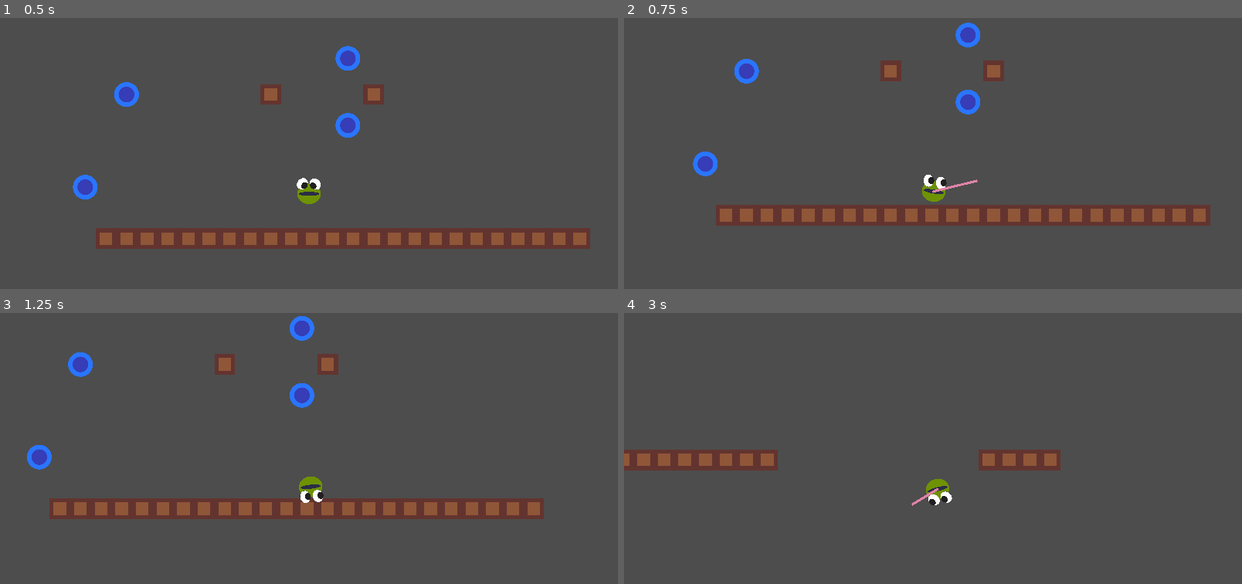
Above: before the commit, frames 1-4 (two rows, left to right).
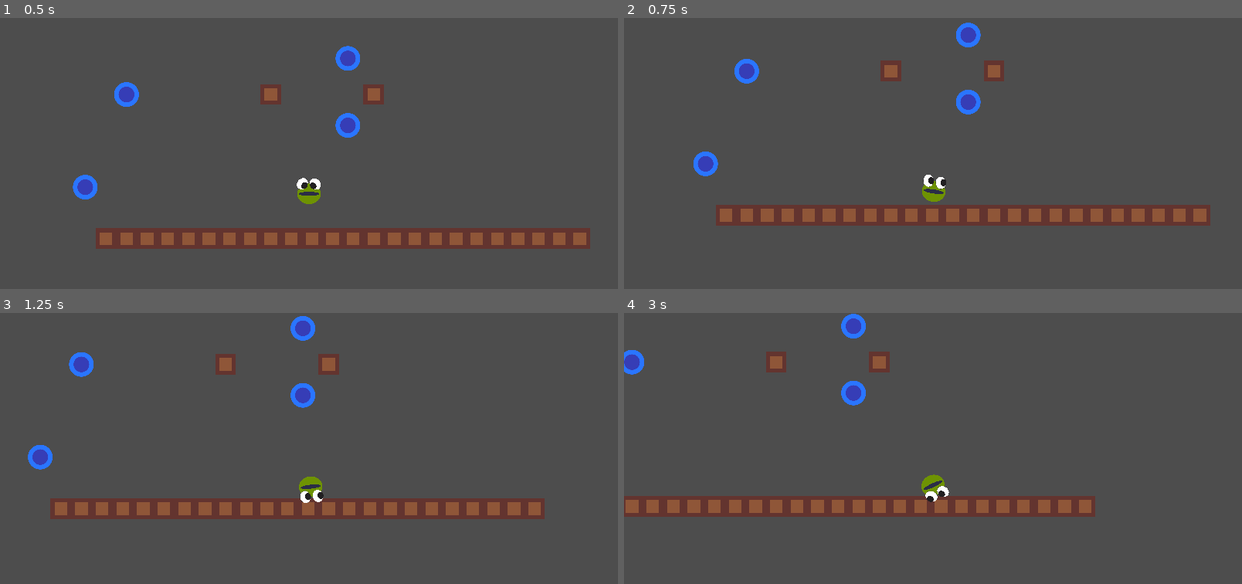
Above: after the commit, the same moments.

Repository: mathew-tran/twodimension
Game: Godot game, scene res://Scenes/Test.tscn
Same seed, same stepped clock (60 frames per second), same inputs: the game is played once before the commit and once after it.
Inputs (mouse positions are in pixels of both pictures, inside the frame that each line leads up to):
- Up to frame 1 (0.5 s): no input
- Up to frame 2 (0.75 s): move the mouse to (1068, 175) at 0.52 s; press the mouse at (1068, 175) at 0.53 s; hold D (MoveRight) from 0.53 s (still down)
- Up to frame 3 (1.25 s): keep holding D (MoveRight)
- Up to frame 4 (3 s): move the mouse to (809, 505) at 1.27 s; release D (MoveRight) at 1.28 s; release the mouse at (809, 505) at 1.28 s; hold S (Down) 1.28-2.03 s; click (809, 505) at 1.35 s; move the mouse to (994, 410) at 2.02 s; hold D (MoveRight) 2.03-2.78 s; hold Space (Detach) 2.03-2.78 s; click (994, 410) at 2.3 s; move the mouse to (902, 556) at 2.77 s; hold W (Up) from 2.78 s (still down); click (902, 556) at 2.85 s

Frame 1 is identical in both runs. In frame 2, 0.3% of the frame differs, in the area x 11-95%, y 1-76%; in frame 3, 0.7%; in frame 4, 10%, in the area x 0-77%, y 0-76%.

Commit message:
use pintjoint, since it's know dampedspringjoint2d's are broken (https://github.com/godotengine/godot/issues/74720)

Diff:
--- a/Prefab/Peg.tscn
+++ b/Prefab/Peg.tscn
@@ -17,6 +17,8 @@
 
 [node name="Peg" type="StaticBody2D"]
 scale = Vector2(2, 2)
+disable_mode = 1
+constant_angular_velocity = 1.0472
 script = ExtResource("1_g5tl8")
 
 [node name="CollisionShape2D" type="CollisionShape2D" parent="."]
--- a/Prefab/Player.tscn
+++ b/Prefab/Player.tscn
@@ -15,7 +15,7 @@
 
 [node name="Player" type="RigidBody2D"]
 collision_layer = 5
-mass = 0.2
+mass = 0.3
 physics_material_override = SubResource("PhysicsMaterial_fbm7h")
 gravity_scale = 2.0
 freeze_mode = 1
--- a/Prefab/TongueEnd.tscn
+++ b/Prefab/TongueEnd.tscn
@@ -7,7 +7,7 @@
 [sub_resource type="CapsuleShape2D" id="CapsuleShape2D_1lp6m"]
 
 [node name="Node2D" type="StaticBody2D"]
-collision_layer = 4
+collision_layer = 0
 collision_mask = 0
 script = ExtResource("1_vonob")
 
@@ -19,11 +19,11 @@
 scale = Vector2(0.3, 0.3)
 texture = ExtResource("1_fh48y")
 
-[node name="PinJoint2D" type="DampedSpringJoint2D" parent="."]
+[node name="PinJoint2D" type="PinJoint2D" parent="."]
+physics_interpolation_mode = 1
 node_a = NodePath("..")
-length = 500.0
-stiffness = 64.0
-damping = 16.0
+disable_collision = false
+softness = 2.0
 
 [node name="Line2D" type="Line2D" parent="."]
 points = PackedVector2Array(0, 0, 0, -10)
@@ -37,4 +37,8 @@
 wait_time = 0.1
 one_shot = true
 
+[node name="JointRefresh" type="Timer" parent="."]
+wait_time = 0.2
+one_shot = true
+
 [connection signal="timeout" from="KillTimer" to="." method="_on_kill_timer_timeout"]
--- a/Script/Player.gd
+++ b/Script/Player.gd
@@ -4,7 +4,7 @@
 var Eyes = []
 
 var MoveSpeed = 400
-
+var MaxLength = 1200
 @onready var TongueEndClass = preload("res://Prefab/TongueEnd.tscn")
 var TongueEndRef = null
 
@@ -46,17 +46,18 @@
 	if Input.is_action_just_released("Click"):
 		RevertTongue()
 
-	if Input.is_action_just_pressed("Click") and CanUseTongue():
+	if Input.is_action_pressed("Click") and CanUseTongue() and HasTongue() == false:
 		print("revert-click")
 		$TongueCooldown.start()
 		RevertTongue()
 
 		var direction = to_local(get_global_mouse_position()).normalized()
-		$RayCast2D.target_position = direction * 1200
+		$RayCast2D.target_position = direction * MaxLength
 		$RayCast2D.force_raycast_update()
 
 		TongueEndRef = TongueEndClass.instantiate()
 		TongueEndRef.OwnerObject = self
+		TongueEndRef.MaxLength = MaxLength
 		get_parent().add_child(TongueEndRef)
 		if $RayCast2D.is_colliding():
 			TongueEndRef.global_position = $RayCast2D.get_collision_point()
@@ -64,7 +65,6 @@
 			angular_velocity = 0
 			$RayCast2D.enabled = false
 		else:
-			TongueEndRef.IntendedPosition = global_position
 			TongueEndRef.global_position = get_global_mouse_position()
 
 func RevertTongue():
--- a/Script/TongueEnd.gd
+++ b/Script/TongueEnd.gd
@@ -1,22 +1,20 @@
 extends StaticBody2D
 
-var IntendedPosition = Vector2.ZERO
 var OwnerObject = null
 
 var bIsKilled = false
 
 var Progress = 0.0
 
-var PullSpeed = 25
+var PullSpeed = 1000
 
 var bInitialImpulse = false
-
-var MaxLength = 500
+var MaxLength = 200
 
 func _process(delta):
 	$Line2D.points[1] = to_local(OwnerObject.global_position)
 	if bIsKilled:
-		Progress += delta * 10
+		Progress += delta * 20
 		$Line2D.points[0] = to_local(lerp(self.global_position, OwnerObject.global_position, Progress))
 		$Sprite2D.visible = false
 		if Progress >= 1:
@@ -37,7 +35,6 @@
 	var speed = PullSpeed
 	if bInitialImpulse:
 		speed *= 10
-		ForceUpdateJoint()
 
 	if Input.is_action_pressed("Down"):
 		IncreaseTongueLength(speed * delta)
@@ -49,21 +46,20 @@
 
 
 func IncreaseTongueLength(amount):
-
-	ForceUpdateJoint()
+	if global_position.distance_to(OwnerObject.global_position) >= MaxLength:
+		return
+	$PinJoint2D.node_b = get_path()
 	var direction = (OwnerObject.global_position - global_position).normalized()
-	OwnerObject.apply_impulse(direction * PullSpeed)
+	OwnerObject.global_position += direction * 20
 	bInitialImpulse = false
-	print($PinJoint2D.length)
+	$PinJoint2D.node_b = OwnerObject.get_path()
 
 func DecreaseTongueLength(amount):
-
-	ForceUpdateJoint()
+	$PinJoint2D.node_b = get_path()
 	var direction = (OwnerObject.global_position - global_position).normalized()
-	OwnerObject.apply_impulse(direction * -PullSpeed)
+	OwnerObject.global_position += direction * -20
 	bInitialImpulse = false
-
-	print($PinJoint2D.length)
+	$PinJoint2D.node_b = OwnerObject.get_path()
 
 func _on_kill_timer_timeout():
 	Kill()
@@ -72,9 +68,3 @@
 	if bIsKilled:
 		return
 	bIsKilled = true
-
-func ForceUpdateJoint():
-	if global_position.distance_to(OwnerObject.global_position) < MaxLength:
-		$PinJoint2D.node_b = get_path()
-		await get_tree().process_frame
-		$PinJoint2D.node_b = OwnerObject.get_path()
